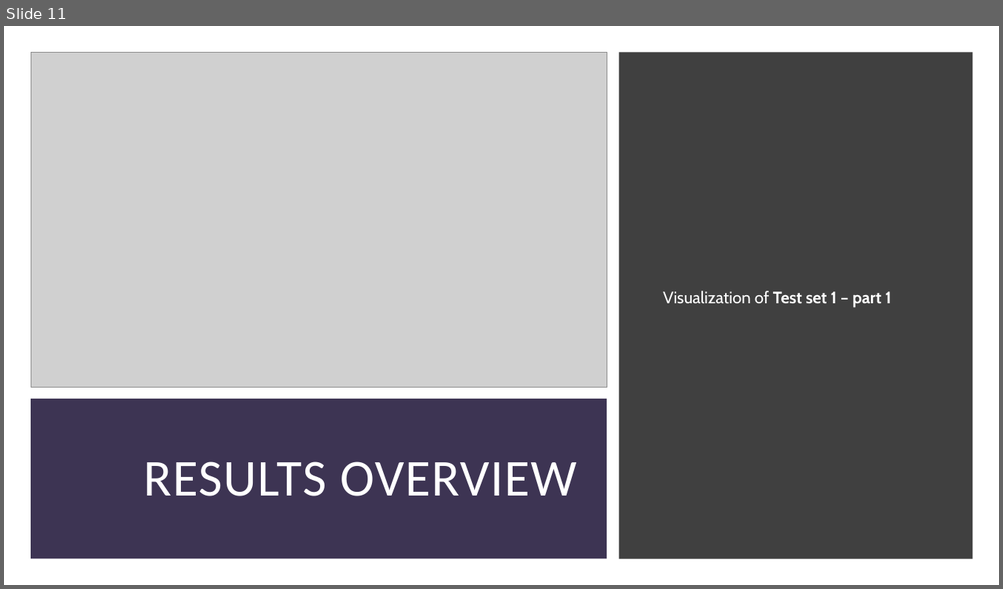
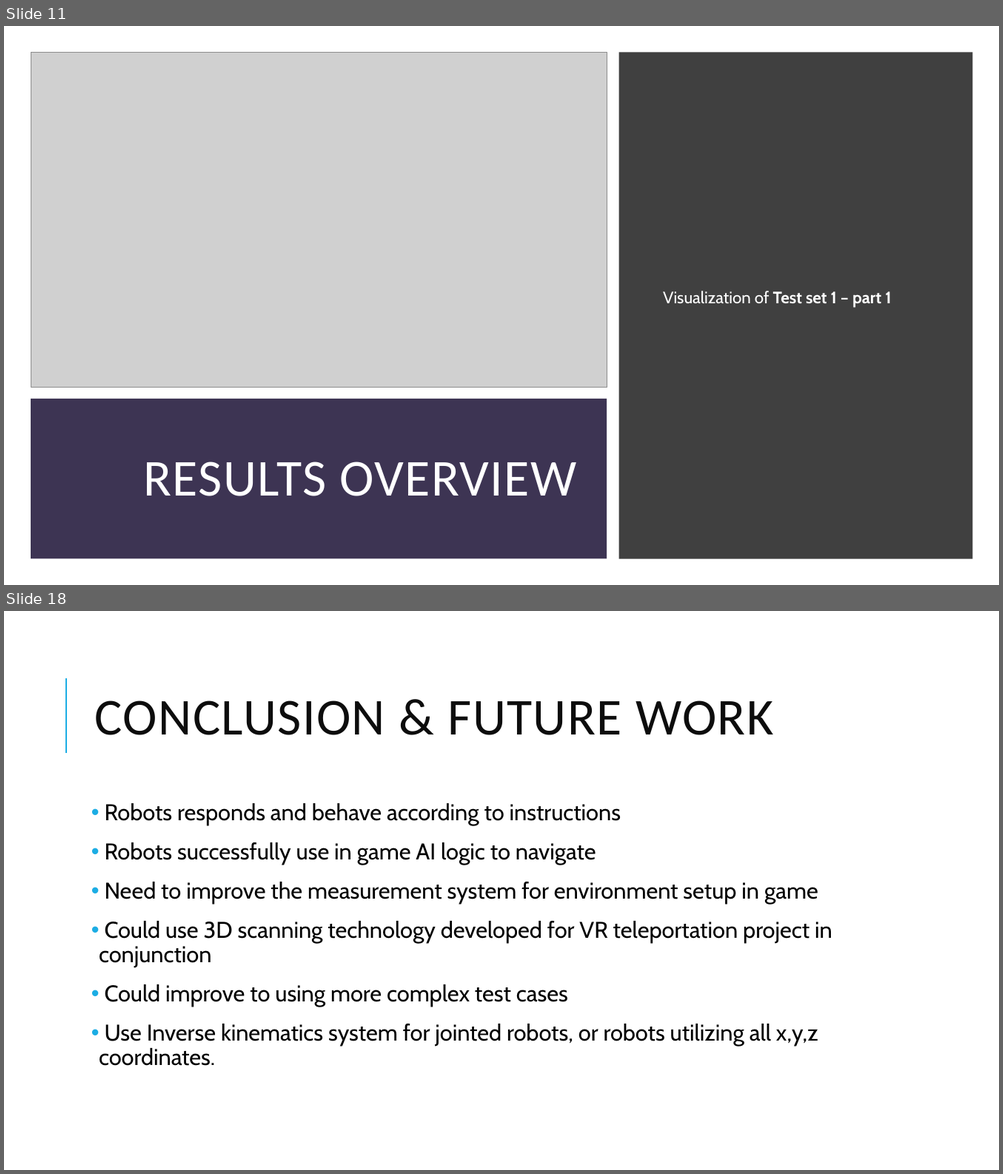
Before and after one commit to RubenTipparach/Mimicvr, a slide deck: Report/Mimic vr.pptx. Shown one above the other, each under a label of ours: slide 11 before the commit, slides 11 and 18 after it; the slides between them are not shown. The pictures are 1003x589 and 1003x1174 pixels, drawn with LibreOffice and Linux fonts; fonts in the diff are those of the drawing; grey boxes stand for pictures. Boxes give left, top, right and bottom in pixels: in the first picture for what was removed or moved away, otherwise in the second. Text is boxed around its words. In the diff, an @@ line names an element or a change of style, - is before the commit and + after.

```diff
--- a/Report/Mimic vr.pptx
+++ b/Report/Mimic vr.pptx
@@ slide 18 added at (4,611,999,1170), background #FFFFFF @@
@@ line added from (66, 753) to (66, 678), #1CADE4 1.5 pt @@
@@ title added at (95,701,773,735), 50 pt, text #0D0D0D @@
+CONCLUSION & FUTURE WORK
@@ text added at (99,803,832,1066), 22 pt, text #000000 @@
+• Robots responds and behave according to instructions
+• Robots successfully use in game AI logic to navigate
+• Need to improve the measurement system for environment setup in game
+• Could use 3D scanning technology developed for VR teleportation project in conjunction
+• Could improve to using more complex test cases
+• Use Inverse kinematics system for jointed robots, or robots utilizing all x,y,z coordinates.
```
Also in this commit, not shown: 2 slides changed, 5 other slides added, 5 slides removed, 2 other files.
